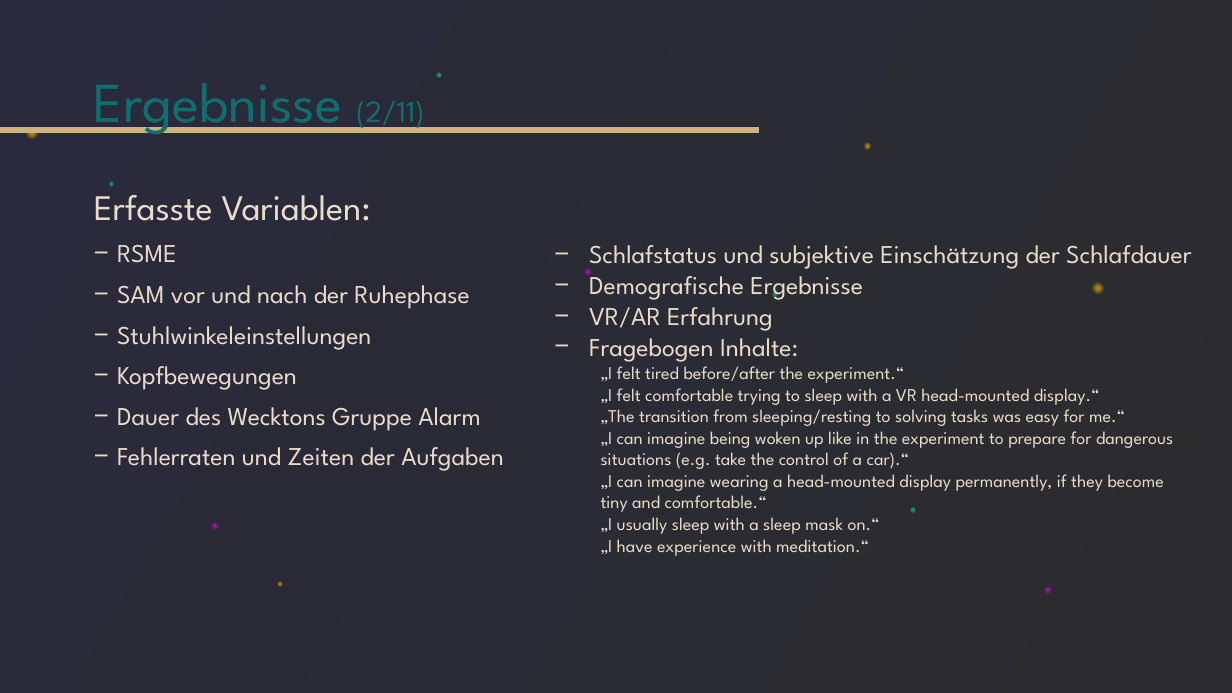
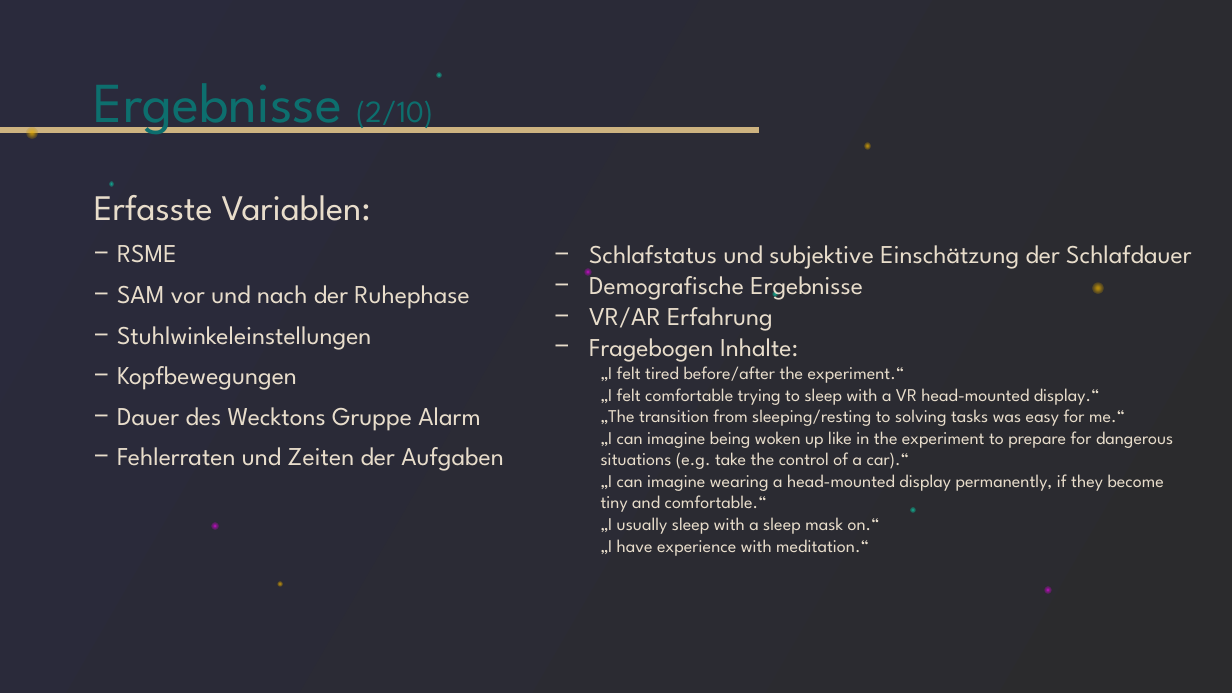
Before and after one commit to tlahmann/mci-af, a slide deck: slide 13 of presentation/Resync Studie.pptx. Drawn at 1232x693 pixels with LibreOffice and Linux fonts; fonts in the diff are those of the drawing. Boxes give left, top, right and bottom in pixels: in the first picture for what was removed or moved away, otherwise in the second. Text is boxed around its words. In the diff, an @@ line names an element or a change of style, - is before the commit and + after.

```diff
--- a/presentation/Resync Studie.pptx
+++ b/presentation/Resync Studie.pptx
@@ title at (94,83,433,134): text changed @@
-Ergebnisse (2/11)
+Ergebnisse (2/10)
```
Also in this commit, not shown: 15 other slides changed.
